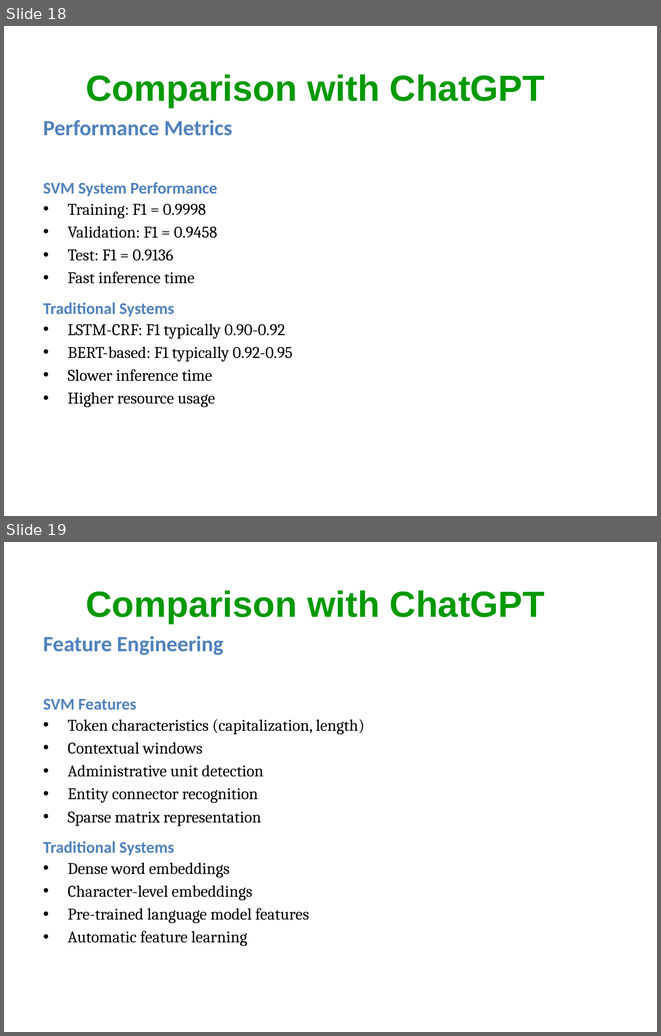
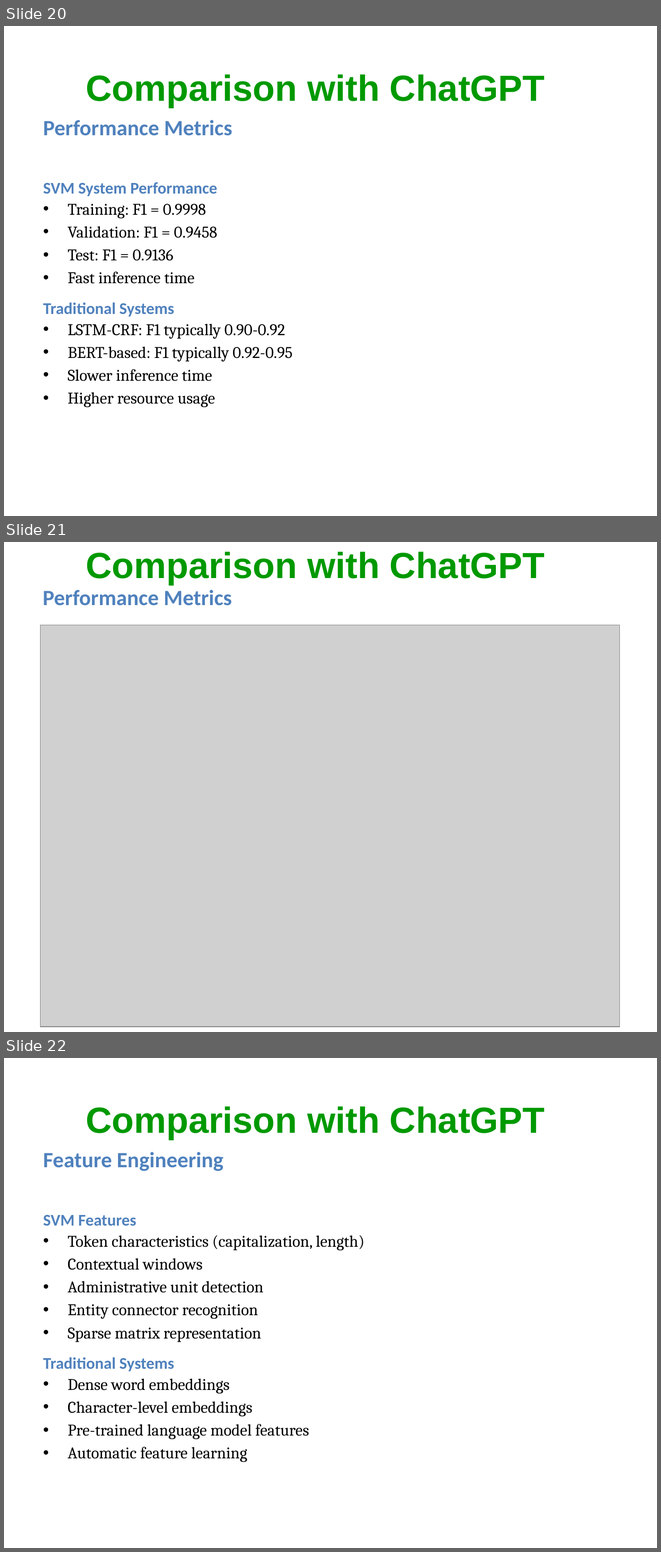
Before and after one commit to imranadas/CS626_Name_Entity_Recognition, a slide deck: CS626-2024-Assignment3-Named-Entity-Identification-Format-Slide.pptx. Shown one above the other, each under a label of ours: slides 18 and 19 before the commit, slides 20, 21 and 22 after it. The pictures are 661x1036 and 661x1552 pixels, drawn with LibreOffice and Linux fonts; fonts in the diff are those of the drawing; grey boxes stand for pictures. Boxes give left, top, right and bottom in pixels: in the first picture for what was removed or moved away, otherwise in the second. Text is boxed around its words. In the diff, an @@ line names an element or a change of style, - is before the commit and + after.

```diff
--- a/CS626-2024-Assignment3-Named-Entity-Identification-Format-Slide.pptx
+++ b/CS626-2024-Assignment3-Named-Entity-Identification-Format-Slide.pptx
@@ slide 21 added at (4, 542, 657, 1032), background #FFFFFF @@
@@ title added at (86, 552, 545, 585), 40 pt, text #009900, bold @@
+Comparison with ChatGPT
@@ text added at (43, 590, 232, 606), 24 pt, text #4F81BD, bold @@
+Performance Metrics
@@ picture added at (41, 625, 620, 1026) @@
@@ what was slide 18 is now slide 20 @@
@@ what was slide 19 is now slide 22 @@
```
Also in this commit, not shown: 2 other slides added, 2 other files.
